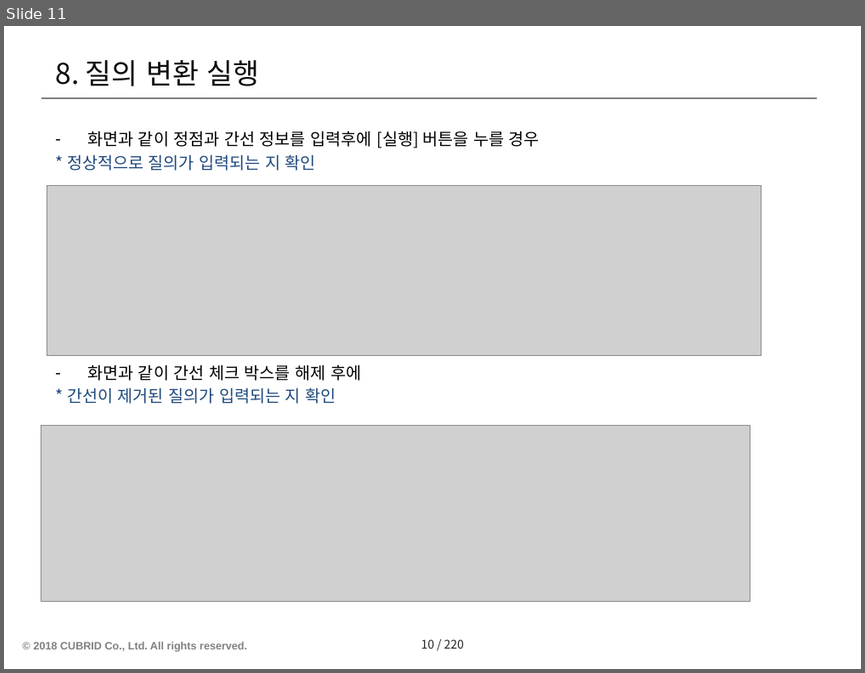
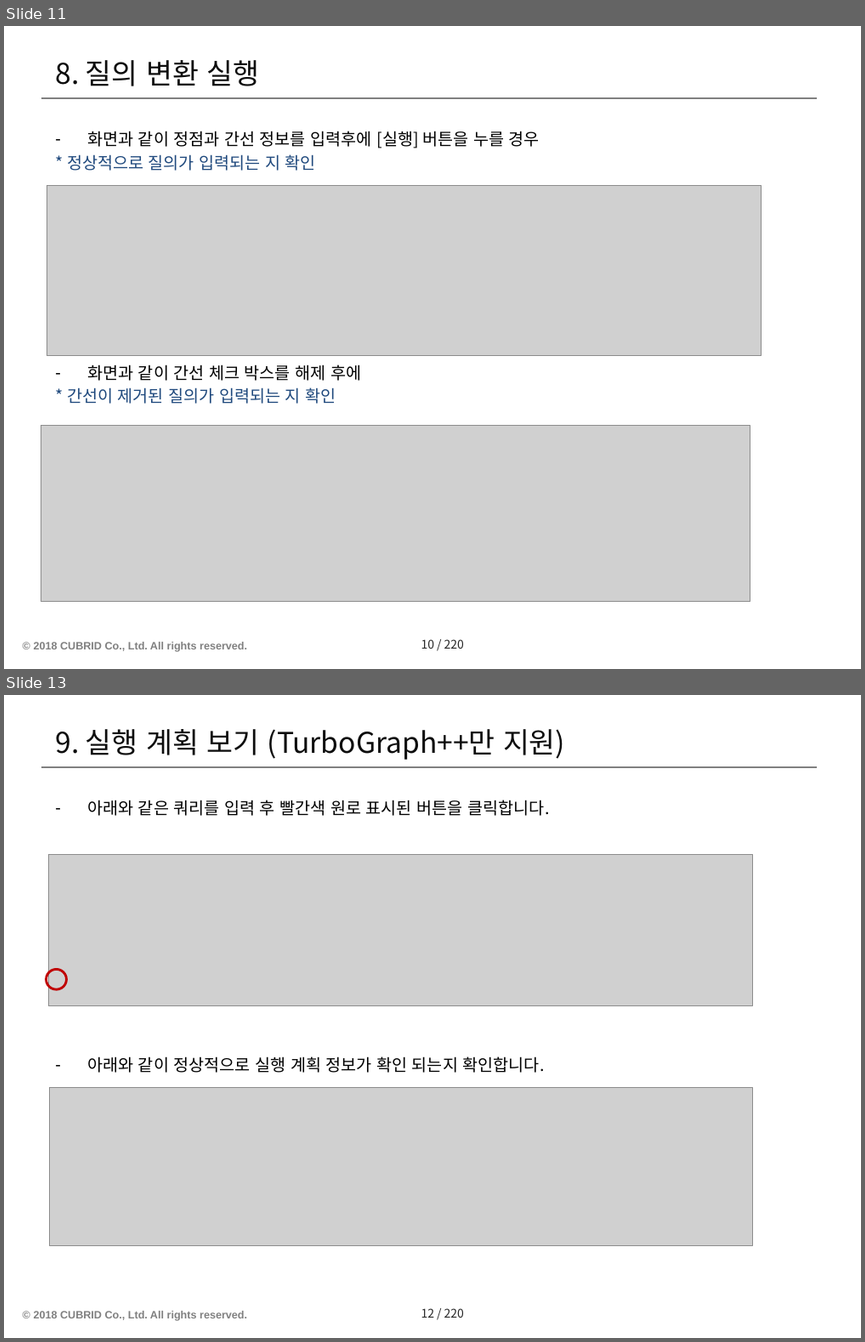
Before and after one commit to postech-dblab-iitp/visual-tool, a slide deck: ViT_docs/Test scenario-ViT/No.2-질의창.pptx. Shown one above the other, each under a label of ours: slide 11 before the commit, slides 11 and 13 after it; the slides between them are not shown. The pictures are 865x673 and 865x1342 pixels, drawn with LibreOffice and Linux fonts; fonts in the diff are those of the drawing; grey boxes stand for pictures; background and template pictures are left out. Boxes give left, top, right and bottom in pixels: in the first picture for what was removed or moved away, otherwise in the second. Text is boxed around its words. In the diff, an @@ line names an element or a change of style, - is before the commit and + after.

```diff
--- a/ViT_docs/Test scenario-ViT/No.2-질의창.pptx
+++ b/ViT_docs/Test scenario-ViT/No.2-질의창.pptx
@@ slide 13 added at box(4, 695, 861, 1338), background #FFFFFF; not listed: 3 template elements that a slide beside it also shows @@
@@ title added at box(55, 729, 565, 760), 24 pt, text #0D0D0D @@
+9. 실행 계획 보기 (TurboGraph++만 지원)
@@ text added at box(87, 800, 550, 1072), 14 pt, text #000000 @@
+– 아래와 같은 쿼리를 입력 후 빨간색 원로 표시된 버튼을 클릭합니다.
+– 아래와 같이 정상적으로 실행 계획 정보가 확인 되는지 확인합니다.
@@ picture added at box(48, 854, 752, 1006) @@
@@ ellipse added at box(46, 970, 67, 990), outline #C00000 2 pt @@
@@ picture added at box(50, 1088, 753, 1246) @@
```
Also in this commit, not shown: 1 slide changed, 1 other slide added, 6 other files.
